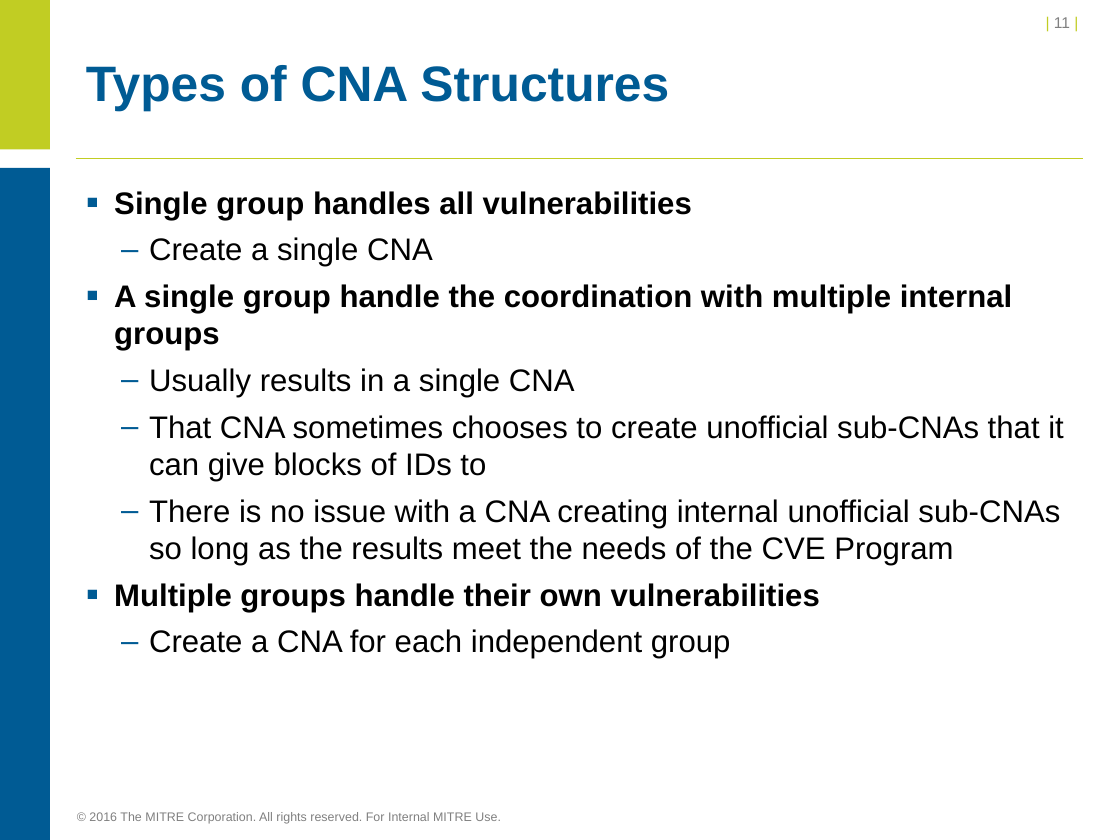
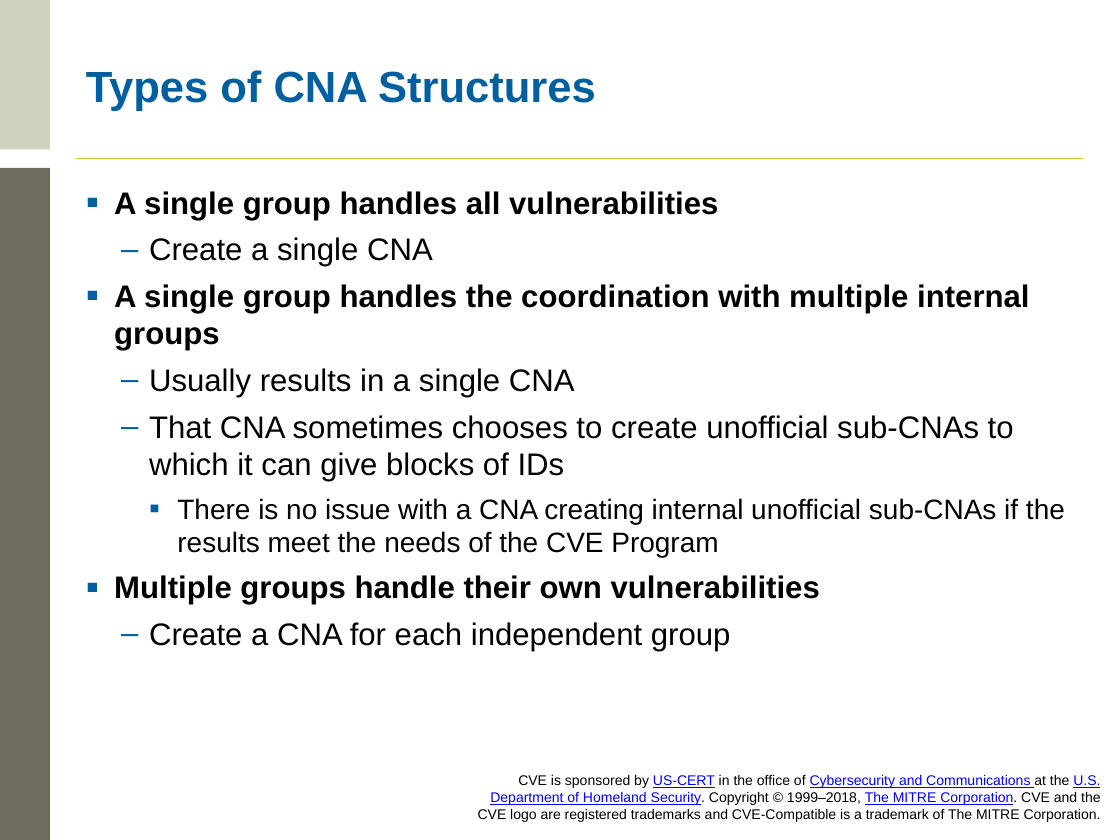
Before and after one commit to CVEProject/cveproject.github.io, a slide deck: slide 11 of cna/Becoming a CNA.pptx. Drawn at 1120x840 pixels with LibreOffice and Linux fonts; fonts in the diff are those of the drawing; background and template pictures are left out. Boxes give left, top, right and bottom in pixels: in the first picture for what was removed or moved away, otherwise in the second. Text is boxed around its words. In the diff, an @@ line names an element or a change of style, - is before the commit and + after.

```diff
--- a/cna/Becoming a CNA.pptx
+++ b/cna/Becoming a CNA.pptx
@@ rectangle at box(0, 0, 50, 149): fill #C1CD23 to #D0D2C0 @@
@@ page number removed at box(1054, 17, 1070, 28) @@
-| 11 |
@@ title "Types of CNA Structures" at box(86, 70, 596, 111): size 32 to 28 pt, text colour #005B94 to #005F9E @@
@@ rectangle at box(0, 168, 50, 840): fill #005B94 to #706C60 @@
@@ text at box(114, 191, 718, 220): text changed @@
-▪ Single group handles all vulnerabilities
+▪ A single group handles all vulnerabilities
@@ text at box(114, 237, 820, 651): bullet colour #005B94 to #005F9E @@
@@ text at box(114, 284, 1029, 351): text changed @@
-▪ A single group handle the coordination with multiple internal groups
+▪ A single group handles the coordination with multiple internal groups
@@ text at box(149, 415, 1065, 557): text changed; size 20 to 18 pt @@
-  – That CNA sometimes chooses to create unofficial sub-CNAs that it can give blocks of IDs to
-  – There is no issue with a CNA creating internal unofficial sub-CNAs so long as the results meet the needs of the CVE Program
+  – That CNA sometimes chooses to create unofficial sub-CNAs to which it can give blocks of IDs
+    ▪ There is no issue with a CNA creating internal unofficial sub-CNAs if the results meet the needs of the CVE Program
@@ text added at box(478, 775, 1101, 822), 9 pt, text #000000 @@
+CVE is sponsored by US-CERT in the office of Cybersecurity and Communications at the U.S. Department of Homeland Security. Copyright © 1999–2018, The MITRE Corporation. CVE and the CVE logo are registered trademarks and CVE-Compatible is a trademark of The MITRE Corporation.
@@ text removed at box(89, 812, 501, 824) @@
-© 2016 The MITRE Corporation. All rights reserved. For Internal MITRE Use.
```
Also in this commit, not shown: 36 other slides changed, 3 slides added, 1 slide removed.
